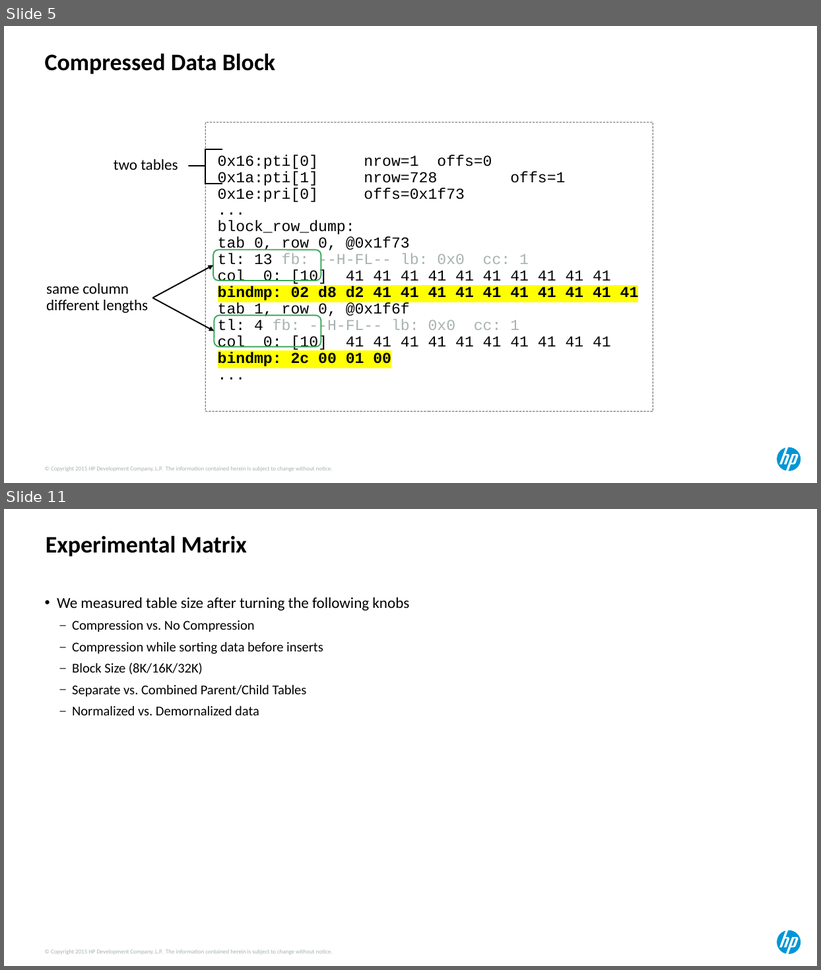
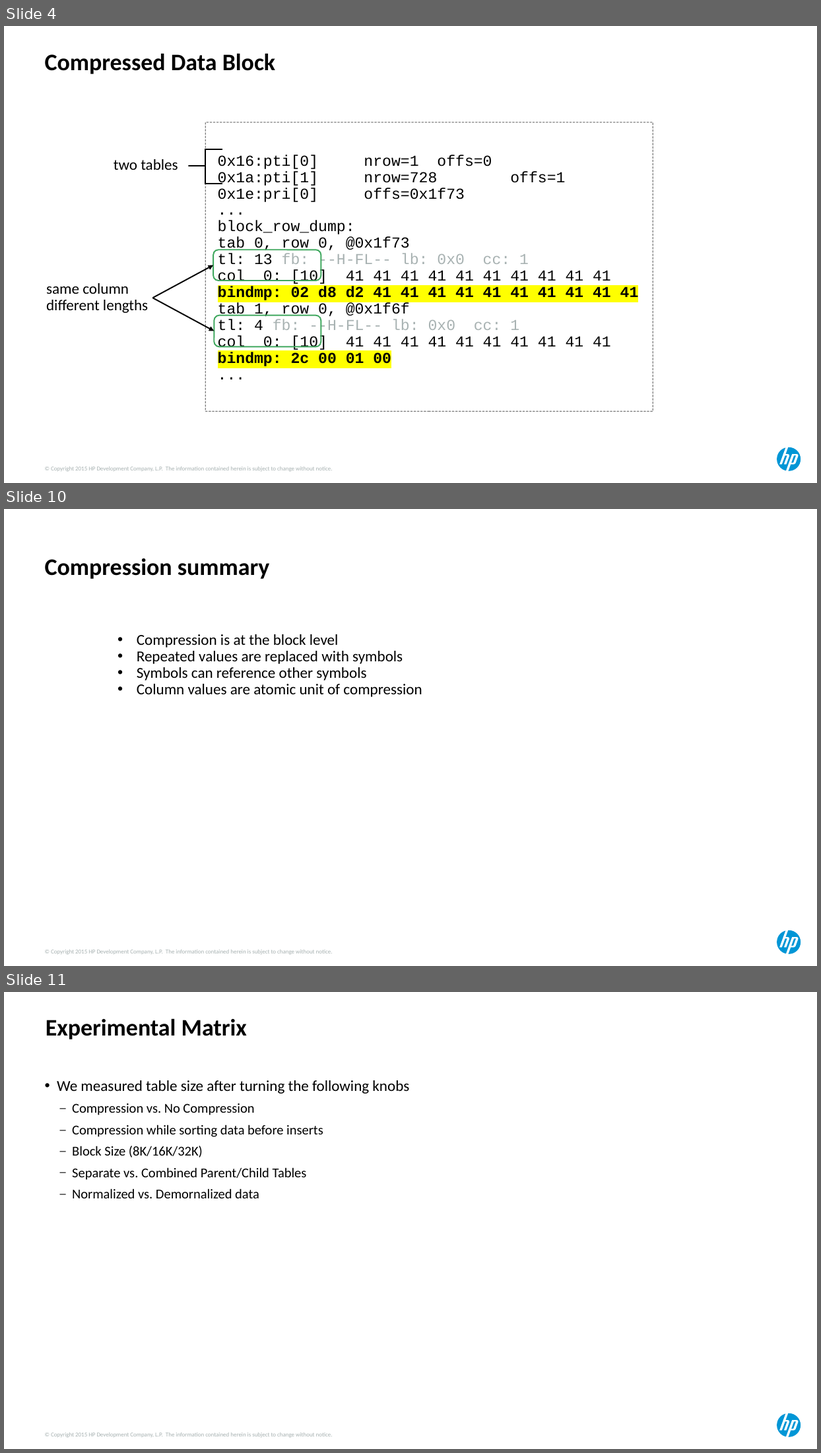
Before and after one commit to Dyland28/HP-Data-Compression, a slide deck: compression_sand_weiss_hotsos_2018.pptx. Shown one above the other, each under a label of ours: slides 5 and 11 before the commit, slides 4, 10 and 11 after it; the slides between them are not shown. The pictures are 821x970 and 821x1453 pixels, drawn with LibreOffice and Linux fonts; fonts in the diff are those of the drawing. Boxes give left, top, right and bottom in pixels: in the first picture for what was removed or moved away, otherwise in the second. Text is boxed around its words. In the diff, an @@ line names an element or a change of style, - is before the commit and + after.

```diff
--- a/compression_sand_weiss_hotsos_2018.pptx
+++ b/compression_sand_weiss_hotsos_2018.pptx
@@ slide 10 added at (x1=4, y1=509, x2=817, y2=966), background #FFFFFF; not listed: 2 template elements that a slide beside it also shows @@
@@ title added at (x1=45, y1=558, x2=270, y2=579), 28 pt, text #000000, bold @@
+Compression summary
@@ text added at (x1=137, y1=634, x2=422, y2=697), 18 pt, text #000000 @@
+• Compression is at the block level
+• Repeated values are replaced with symbols
+• Symbols can reference other symbols
+• Column values are atomic unit of compression
@@ what was slide 5 is now slide 4 @@
```
Also in this commit, not shown: 6 slides changed, 1 slide removed.
